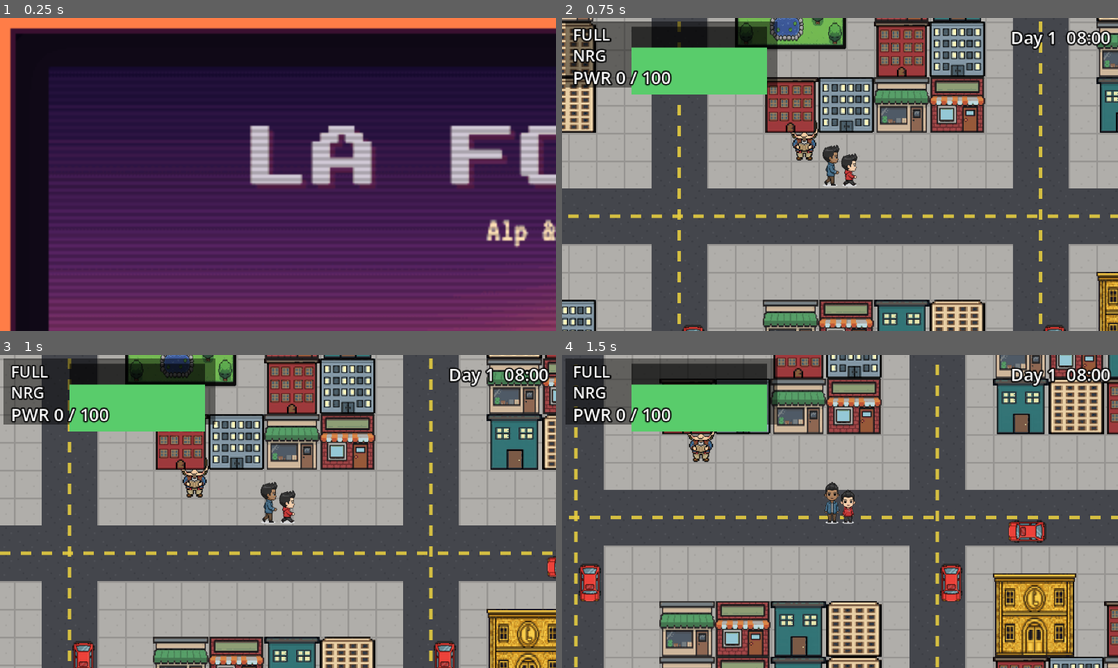
Above: before the commit, frames 1-4 (two rows, left to right).
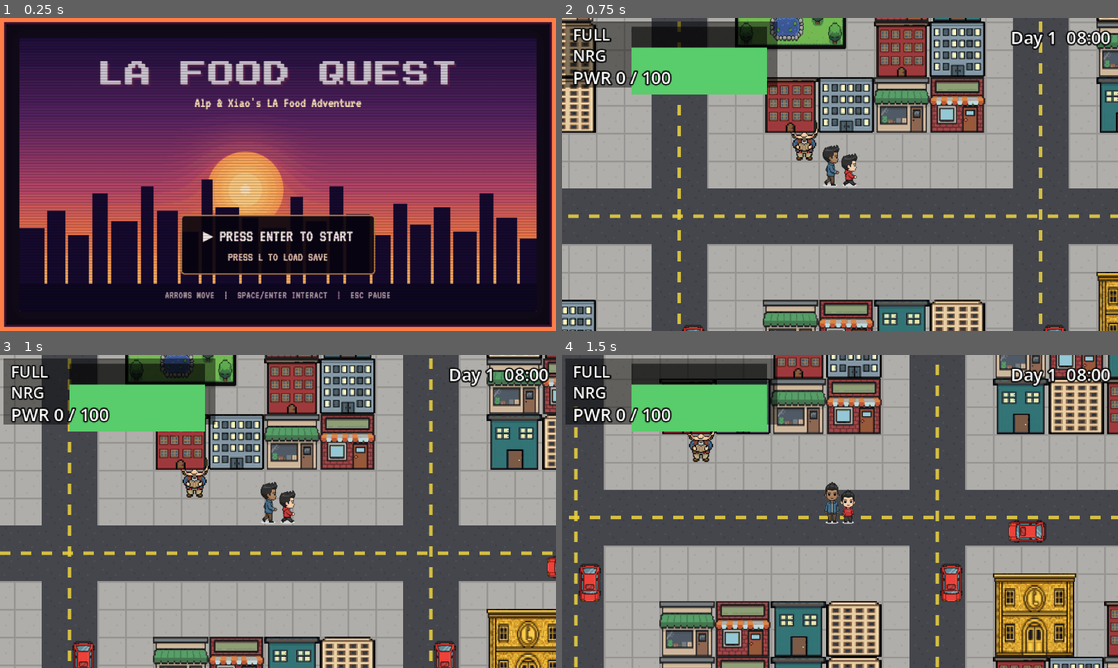
Above: after the commit, the same moments.

Repository: alexselig/la-food-quest
Game: Godot game, scene res://scenes/title.tscn
Same seed, same stepped clock (60 frames per second), same inputs: the game is played once before the commit and once after it.
Inputs:
- Up to frame 1 (0.25 s): no input
- Up to frame 2 (0.75 s): tap Enter (ui_accept) at 0.5 s; hold Right (ui_right) from 0.53 s (still down); hold Enter (ui_accept) from 0.53 s (still down); tap Q at 0.6 s
- Up to frame 3 (1 s): keep holding Right (ui_right); keep holding Enter (ui_accept)
- Up to frame 4 (1.5 s): release Right (ui_right) at 1.28 s; release Enter (ui_accept) at 1.28 s; hold Down (ui_down) from 1.28 s (still down); tap Enter (ui_accept) at 1.35 s

The runs differ from the first frame. In frame 1, 91% of the frame differs, in the area x 0-100%, y 1-100%; in frame 2, nothing differs; in frame 3, nothing differs; in frame 4, nothing differs.

Commit message:
Fix oversized title + crash: set TextureRect expand_mode before texture (was locking to 800x450); window back to 1280x720
Co-authored-by: Copilot <223556219+Copilot@users.noreply.github.com>

Diff:
--- a/project.godot
+++ b/project.godot
@@ -12,8 +12,8 @@
 [display]
 window/size/viewport_width=320
 window/size/viewport_height=180
-window/size/window_width_override=1440
-window/size/window_height_override=810
+window/size/window_width_override=1280
+window/size/window_height_override=720
 window/size/resizable=true
 window/stretch/mode="canvas_items"
 window/stretch/aspect="keep"
--- a/scripts/title.gd
+++ b/scripts/title.gd
@@ -5,8 +5,6 @@
 const VIEW := Vector2(320, 180)
 
 func _ready() -> void:
-    set_anchors_and_offsets_preset(Control.PRESET_FULL_RECT)
-    size = VIEW
     var bg := ColorRect.new()
     bg.color = Color(0.02, 0.02, 0.04)
     bg.position = Vector2.ZERO
@@ -15,12 +13,12 @@
     var tex := _load_tex("res://assets/ui/title.png")
     if tex:
         var tr := TextureRect.new()
+        tr.expand_mode = TextureRect.EXPAND_IGNORE_SIZE
+        tr.stretch_mode = TextureRect.STRETCH_KEEP_ASPECT_COVERED
+        tr.texture_filter = CanvasItem.TEXTURE_FILTER_LINEAR
         tr.texture = tex
         tr.position = Vector2.ZERO
         tr.size = VIEW
-        tr.expand_mode = TextureRect.EXPAND_IGNORE_SIZE
-        tr.stretch_mode = TextureRect.STRETCH_KEEP_ASPECT_COVERED
-        tr.texture_filter = CanvasItem.TEXTURE_FILTER_LINEAR
         add_child(tr)
     else:
         var l := Label.new()
